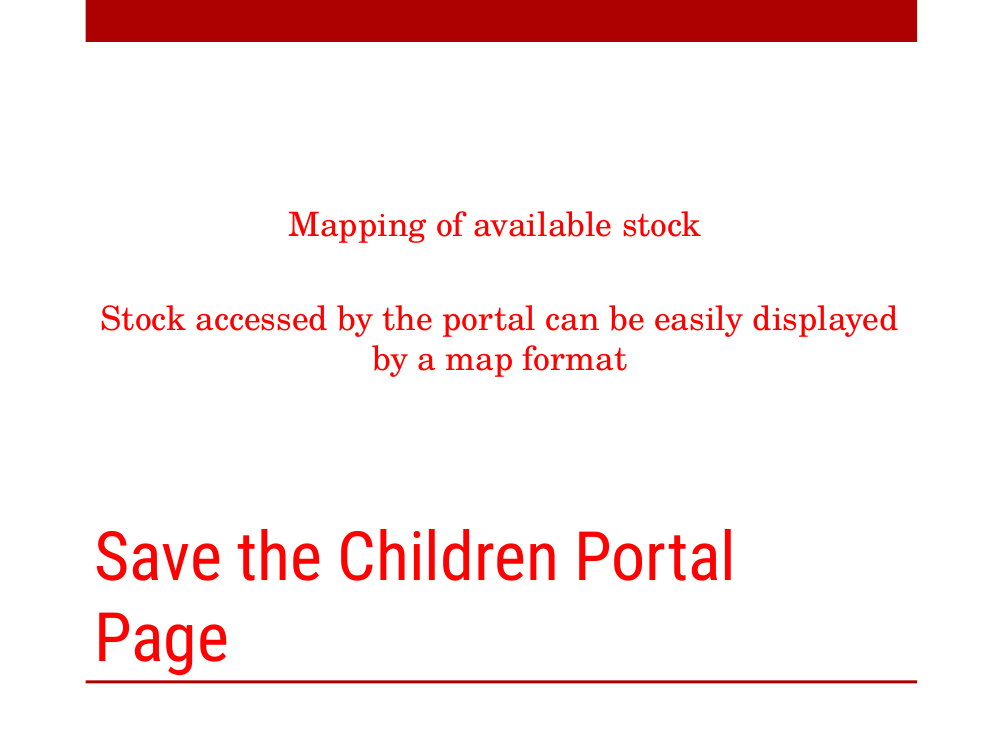
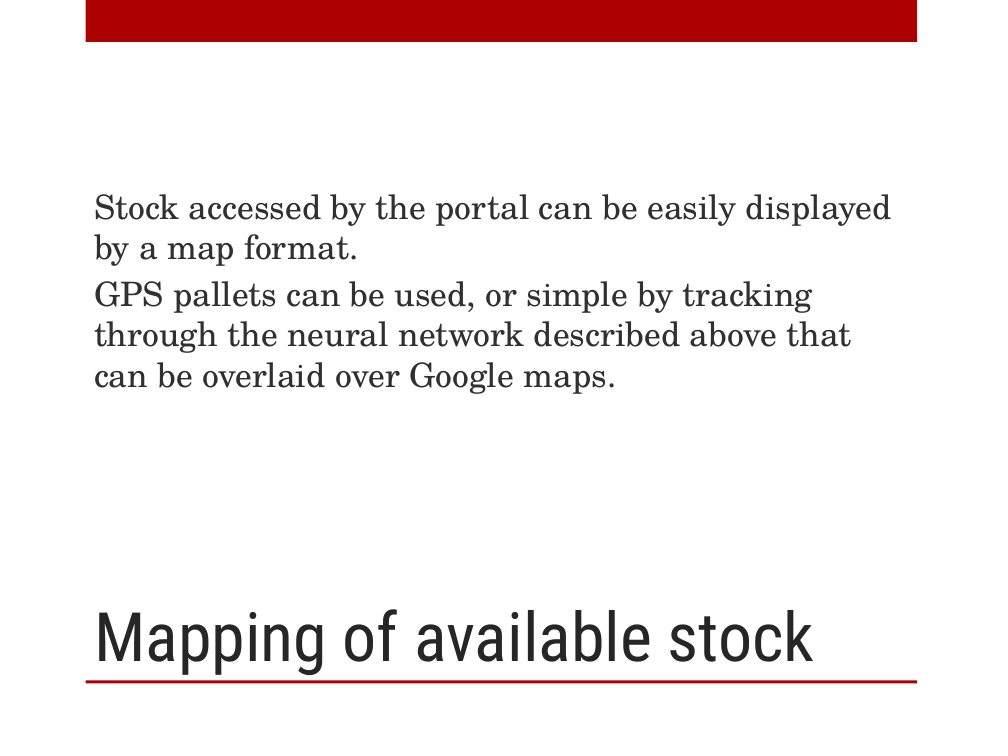
Before and after one commit to dumitruc/ve-hack-day, a slide deck: slide 28 of PPT/SaveTheChildren.pptx (slide 32 before the commit). Drawn at 1008x756 pixels with LibreOffice and Linux fonts; fonts in the diff are those of the drawing; background and template pictures are left out. Boxes give left, top, right and bottom in pixels: in the first picture for what was removed or moved away, otherwise in the second. Text is boxed around its words. In the diff, an @@ line names an element or a change of style, - is before the commit and + after.

Commit message:
Finished updating the PPT.

```diff
--- a/PPT/SaveTheChildren.pptx
+++ b/PPT/SaveTheChildren.pptx
@@ text at [94,194,892,394]: text changed; text colour #FF0000 to #303030 @@
-Mapping of available stock
-Stock accessed by the portal can be easily displayed by a map format
+Stock accessed by the portal can be easily displayed by a map format.
+GPS pallets can be used, or simple by tracking through the neural network described above that can be overlaid over Google maps.
@@ title at [94,609,815,675]: text changed; text colour #FF0000 to #262626 @@
-Save the Children Portal Page
+Mapping of available stock
```
Also in this commit, not shown: 5 other slides changed, 4 slides added, 8 slides removed, 1 other file.
